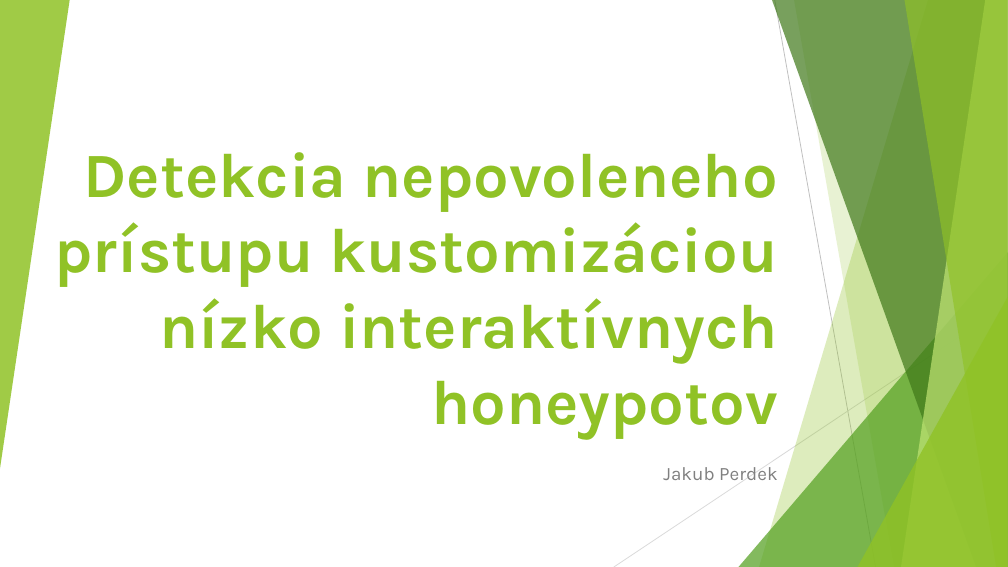
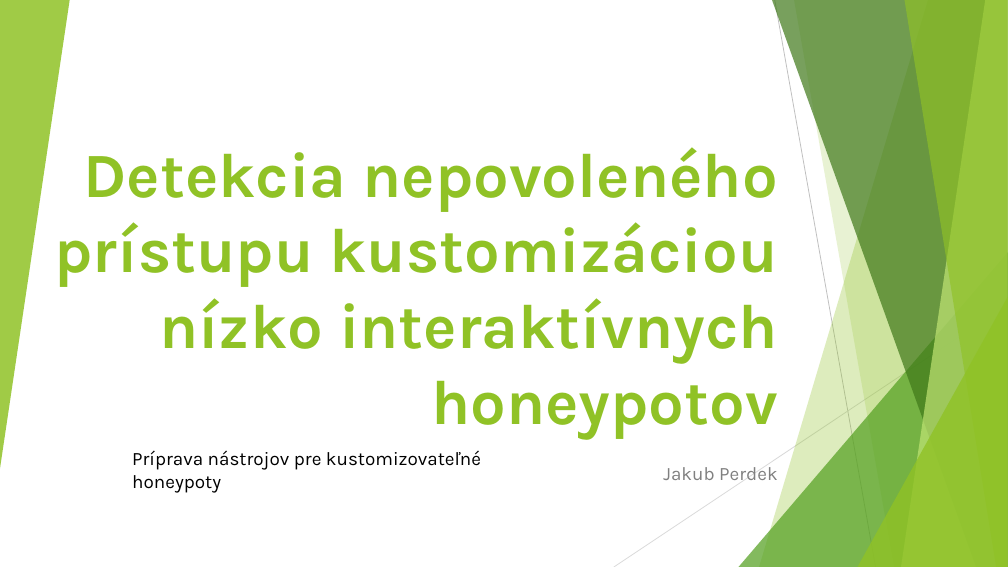
Before and after one commit to jperdek/tokenCreator, a slide deck: slide 1 of presentations/Detekcia nepovoleneho prístupu kustomizáciou nízko interaktívnych honeypotov1.pptx. Drawn at 1008x567 pixels with LibreOffice and Linux fonts; fonts in the diff are those of the drawing. Boxes give left, top, right and bottom in pixels: in the first picture for what was removed or moved away, otherwise in the second. Text is boxed around its words. In the diff, an @@ line names an element or a change of style, - is before the commit and + after.

```diff
--- a/presentations/Detekcia nepovoleneho prístupu kustomizáciou nízko interaktívnych honeypotov1.pptx
+++ b/presentations/Detekcia nepovoleneho prístupu kustomizáciou nízko interaktívnych honeypotov1.pptx
@@ title at (54, 147, 778, 439): text changed @@
-Detekcia nepovoleneho prístupu kustomizáciou nízko interaktívnych honeypotov
+Detekcia nepovoleného prístupu kustomizáciou nízko interaktívnych honeypotov
@@ text added at (132, 450, 481, 493), 18 pt, text #000000 @@
+Príprava nástrojov pre kustomizovateľné honeypoty
```
Also in this commit, not shown: 4 other slides changed, 1 slide added, 59 other files.
